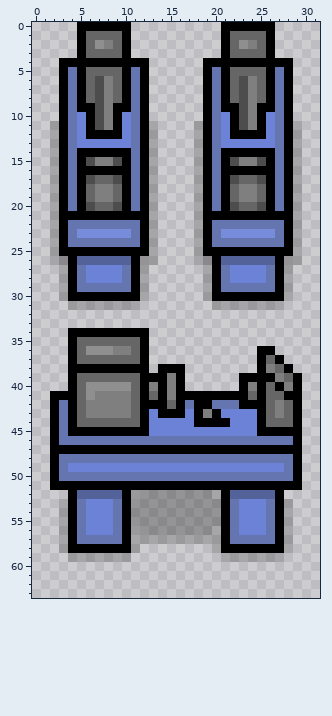
Pixel-art sprite, stored at src/main/resources/objects/lathe.png. The picture above was drawn from the file before the commit.
The file is 64x128 pixels, drawn in blocks of 2x2; one block is one cell here. Colours within 5 levels of each other are drawn and written as one.
And afterwards:
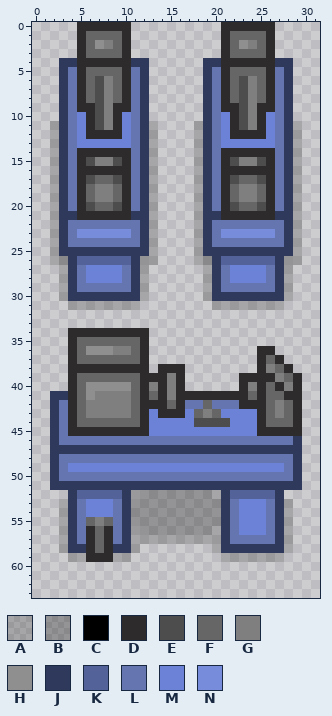
Palette (. is transparent): A #00000030  B #00000047  C #000000  D #2d2b2b  E #4d4d4d  F #666666  G #7f7f7f  H #8f8f8f  J #2f395b  K #536399  L #6475b0  M #6b82d6  N #778cdb
What changed:
The author changed colour A to colour D in row 59 at x 6 to 8.
The author changed colour C to colour D in row 0 at x 5 to 10 and 21 to 26; in rows 1 to 3 at x 5, 10, 21 and 26; in row 4 at x 5 to 10 and 21 to 26; in rows 5 to 8 at x 5, 10, 21 and 26; in row 9 at x 5 to 6, 9 to 10, 21 to 22 and 25 to 26; in rows 10 to 11 at x 6, 9, 22 and 25.
The author changed colour C to colour D in row 12 at x 6 to 9 and 22 to 25; in row 14 at x 5 to 10 and 21 to 26; in row 15 at x 5, 10, 21 and 26; in row 16 at x 5 to 10 and 21 to 26; in rows 17 to 20 at x 5, 10, 21 and 26; in row 21 at x 5 to 10 and 21 to 26.
The author changed colour C to colour D in row 34 at x 4 to 12; in row 35 at x 4 and 12; in row 36 at x 4, 12 and 25 to 26; in row 37 at x 4, 12, 25 and 27; in row 38 at x 4 to 12, 14 to 16, 25 and 28; in row 39 at x 4, 12 to 14, 16, 23 to 26 and 29.
The author changed colour C to colour D in row 40 at x 4, 12, 14, 16, 23, 25, 27 and 29; in row 41 at x 4, 12, 14, 16 to 23, 25 and 28 to 29; in row 42 at x 4, 12 to 14, 16, 23 to 25 and 29; in row 43 at x 4, 12, 14 to 16, 25 and 29; in row 44 at x 4, 12, 25 and 29; in row 45 at x 4 to 12 and 25 to 29.
The author changed colour C to colour D in row 58 at x 6 and 8.
The author changed colour L to colour D in row 57 at x 6 and 8.
The author changed colour M to colour D in row 56 at x 6 and 8.
The author changed colour C to colour E in row 44 at x 18 to 21.
The author changed colour C to colour F in row 42 at x 19; in row 43 at x 18 and 20; in row 58 at x 7.
The author changed colour L to colour F in row 57 at x 7.
The author changed colour M to colour F in row 55 at x 6 and 8; in row 56 at x 7.
The author changed colour M to colour G in row 55 at x 7.
The author changed colour C to colour J in row 4 at x 3 to 4, 11 to 12, 19 to 20 and 27 to 28; in rows 5 to 20 at x 3, 12, 19 and 28; in row 21 at x 3 to 4, 11 to 12, 19 to 20 and 27 to 28; in rows 22 to 24 at x 3, 12, 19 and 28; in row 25 at x 3 to 12 and 19 to 28; in rows 26 to 29 at x 4, 11, 20 and 27.
The author changed colour C to colour J in row 30 at x 4 to 11 and 20 to 27; in row 41 at x 2 to 3; in rows 42 to 45 at x 2; in row 46 at x 2 and 29; in row 47 at x 2 to 29; in rows 48 to 50 at x 2 and 29.
The author changed colour C to colour J in row 51 at x 2 to 29; in rows 52 to 57 at x 4, 10, 21 and 27; in row 58 at x 4 to 5, 9 to 10 and 21 to 27.
The author changed colour C to colour L in row 42 at x 18.
